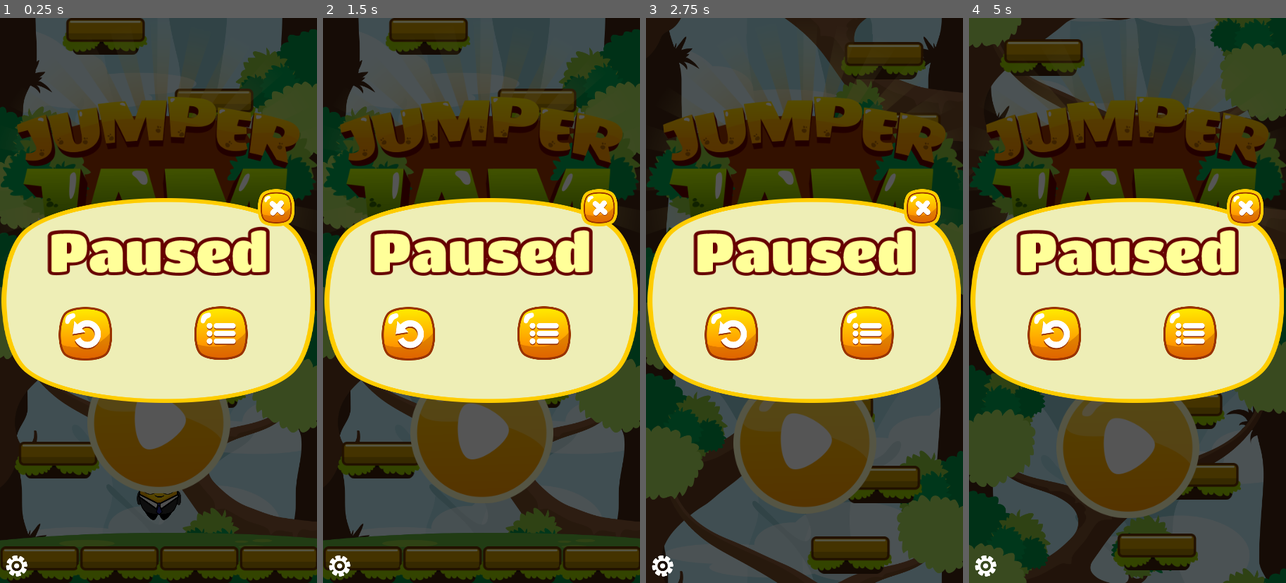
Above: before the commit, frames 1-4 (left to right).
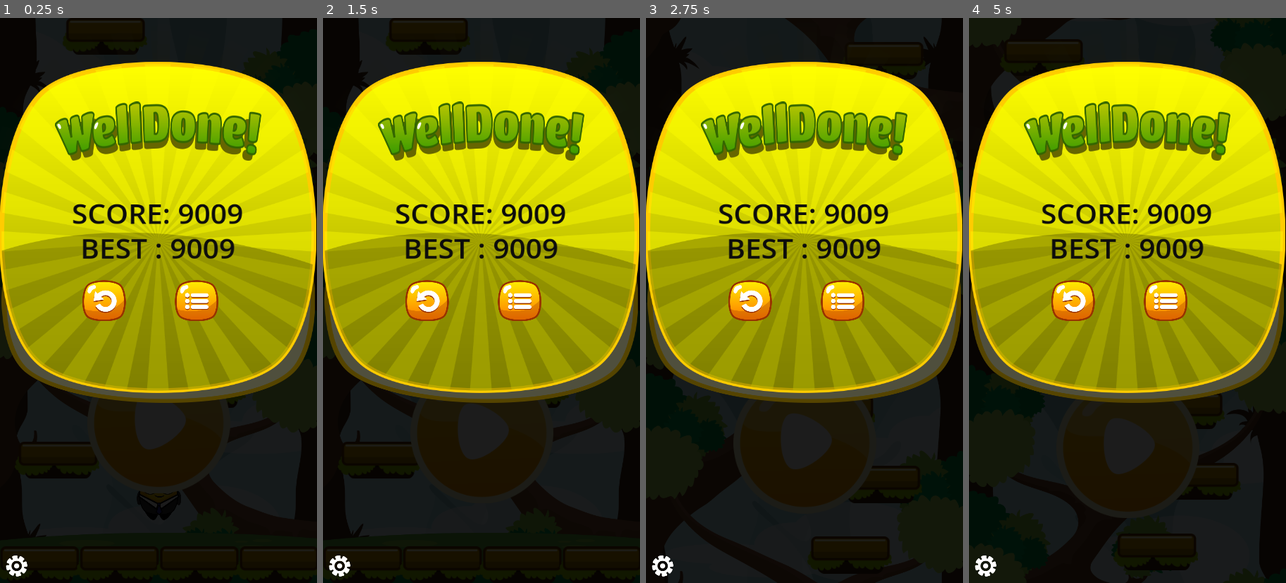
Above: after the commit, the same moments.

Repository: Nhanth123/jumper-mobile
Game: Godot game, scene res://scenes/main.tscn
The game is run twice, just before and just after one commit, with the same random seed, the same clock (stepped at 60 frames per second) and the same inputs.
Inputs (mouse positions are in pixels of both pictures, inside the frame that each line leads up to):
- Up to frame 1 (0.25 s): no input
- Up to frame 2 (1.5 s): click (427, 300) at 0.52 s; click (519, 300) at 1.27 s
- Up to frame 3 (2.75 s): click (804, 419) at 2 s
- Up to frame 4 (5 s): click (1127, 441) at 2.75 s; click (1054, 334) at 3.5 s; click (1054, 334) at 4.25 s

The runs differ from the first frame. In frame 1, 91% of the frame differs, in the area x 0-100%, y 0-100%; in frame 2, 92%; in frame 3, 91%; in frame 4, 92%.

Commit message:
Feature: Implement over screen for game.

Diff:
--- /dev/null
+++ b/scenes/game_over_screen.tscn
@@ -0,0 +1,125 @@
+[gd_scene load_steps=7 format=3 uid="uid://ci4umjq3vm86"]
+
+[ext_resource type="Texture2D" uid="uid://duoi4we07s6kw" path="res://assets/textures/ui/Box04.png" id="1_ksm2x"]
+[ext_resource type="Texture2D" uid="uid://dprmlpgemygma" path="res://assets/textures/ui/Welldone.png" id="2_03lmv"]
+[ext_resource type="PackedScene" uid="uid://18lt58l0qsu1" path="res://scenes/screen_button.tscn" id="3_pdt8o"]
+[ext_resource type="Texture2D" uid="uid://th3o2xfgrngr" path="res://assets/textures/ui/RestartBtn.png" id="4_m5m1m"]
+[ext_resource type="Texture2D" uid="uid://dciijkhnruxmb" path="res://assets/textures/ui/menuBtn.png" id="5_fv8si"]
+
+[sub_resource type="LabelSettings" id="LabelSettings_1lxfh"]
+font_size = 60
+font_color = Color(0.0475577, 0.0475576, 0.0475576, 1)
+
+[node name="GameOverScreen" type="Control"]
+layout_mode = 3
+anchors_preset = 15
+anchor_right = 1.0
+anchor_bottom = 1.0
+grow_horizontal = 2
+grow_vertical = 2
+
+[node name="BlackBG" type="ColorRect" parent="."]
+layout_mode = 1
+anchors_preset = 15
+anchor_right = 1.0
+anchor_bottom = 1.0
+grow_horizontal = 2
+grow_vertical = 2
+color = Color(0, 0, 0, 0.666667)
+
+[node name="Box" type="TextureRect" parent="."]
+layout_mode = 1
+anchors_preset = 8
+anchor_left = 0.5
+anchor_top = 0.5
+anchor_right = 0.5
+anchor_bottom = 0.5
+offset_left = -272.0
+offset_top = -406.0
+offset_right = 394.0
+offset_bottom = 329.0
+grow_horizontal = 2
+grow_vertical = 2
+scale = Vector2(0.812841, 0.766271)
+texture = ExtResource("1_ksm2x")
+
+[node name="WellDone" type="TextureRect" parent="Box"]
+layout_mode = 1
+anchors_preset = 8
+anchor_left = 0.5
+anchor_top = 0.5
+anchor_right = 0.5
+anchor_bottom = 0.5
+offset_left = -216.5
+offset_top = -278.218
+offset_right = 216.5
+offset_bottom = -147.218
+grow_horizontal = 2
+grow_vertical = 2
+texture = ExtResource("2_03lmv")
+expand_mode = 1
+
+[node name="ScoreLabel" type="Label" parent="Box"]
+layout_mode = 1
+anchors_preset = 8
+anchor_left = 0.5
+anchor_top = 0.5
+anchor_right = 0.5
+anchor_bottom = 0.5
+offset_left = -179.0
+offset_top = -71.5154
+offset_right = 179.0
+offset_bottom = 11.4846
+grow_horizontal = 2
+grow_vertical = 2
+text = "SCORE: 9009"
+label_settings = SubResource("LabelSettings_1lxfh")
+horizontal_alignment = 1
+
+[node name="HighScoreLabel" type="Label" parent="Box"]
+layout_mode = 1
+anchors_preset = 8
+anchor_left = 0.5
+anchor_top = 0.5
+anchor_right = 0.5
+anchor_bottom = 0.5
+offset_left = -162.5
+offset_top = 5.4809
+offset_right = 162.5
+offset_bottom = 88.4809
+grow_horizontal = 2
+grow_vertical = 2
+text = "BEST : 9009"
+label_settings = SubResource("LabelSettings_1lxfh")
+horizontal_alignment = 1
+
+[node name="GameOverRetry" parent="Box" instance=ExtResource("3_pdt8o")]
+layout_mode = 1
+anchors_preset = 8
+anchor_left = 0.5
+anchor_top = 0.5
+anchor_right = 0.5
+anchor_bottom = 0.5
+offset_left = -158.0
+offset_top = 117.5
+offset_right = -67.0
+offset_bottom = 208.5
+grow_horizontal = 2
+grow_vertical = 2
+texture_normal = ExtResource("4_m5m1m")
+ignore_texture_size = true
+stretch_mode = 0
+
+[node name="GameOverBack" parent="Box" instance=ExtResource("3_pdt8o")]
+layout_mode = 1
+anchors_preset = 2
+anchor_top = 1.0
+anchor_bottom = 1.0
+offset_left = 369.076
+offset_top = -250.0
+offset_right = 460.076
+offset_bottom = -159.0
+grow_vertical = 0
+texture_normal = ExtResource("5_fv8si")
+ignore_texture_size = true
+stretch_mode = 0
--- a/scenes/screens.tscn
+++ b/scenes/screens.tscn
@@ -1,9 +1,10 @@
-[gd_scene load_steps=6 format=3 uid="uid://q6hlw71fd0pg"]
+[gd_scene load_steps=7 format=3 uid="uid://q6hlw71fd0pg"]
 
 [ext_resource type="Script" path="res://scripts/screens.gd" id="1_42j5j"]
 [ext_resource type="Texture2D" uid="uid://ddpu0mc8wouu1" path="res://assets/textures/ui/gear.png" id="2_y7jwi"]
 [ext_resource type="PackedScene" uid="uid://cbd1kletb1dx" path="res://scenes/title_screen.tscn" id="3_mg3nv"]
 [ext_resource type="PackedScene" uid="uid://hfev5xno2qtw" path="res://scenes/pause_screen.tscn" id="4_gy7p2"]
+[ext_resource type="PackedScene" uid="uid://ci4umjq3vm86" path="res://scenes/game_over_screen.tscn" id="4_i8ulc"]
 
 [sub_resource type="LabelSettings" id="LabelSettings_6x456"]
 
@@ -13,6 +14,8 @@
 [node name="TitleScreen" parent="." instance=ExtResource("3_mg3nv")]
 
 [node name="PauseScreen" parent="." instance=ExtResource("4_gy7p2")]
+
+[node name="GameOverScreen" parent="." instance=ExtResource("4_i8ulc")]
 
 [node name="Debug" type="Control" parent="."]
 z_index = 1200
